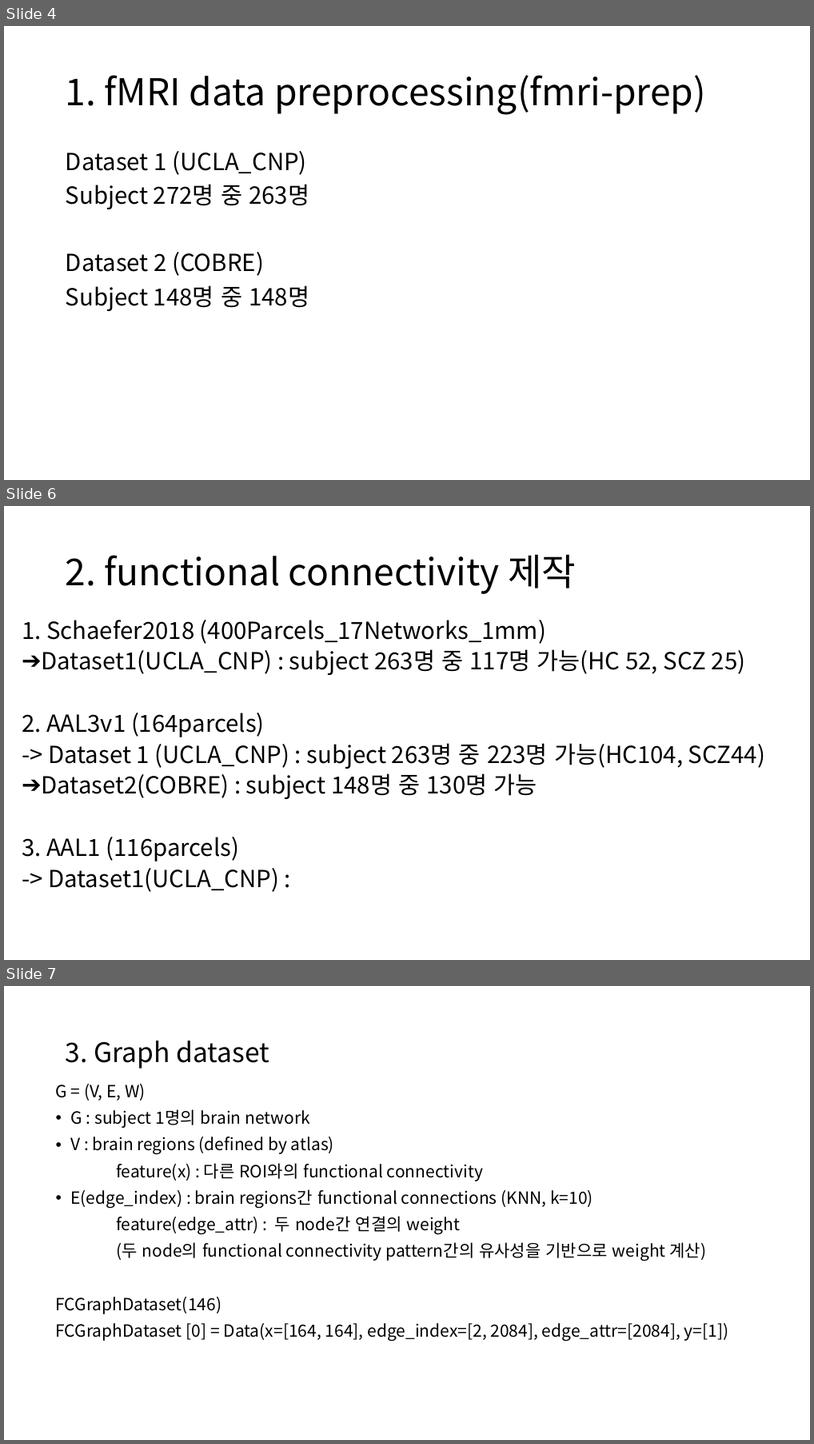
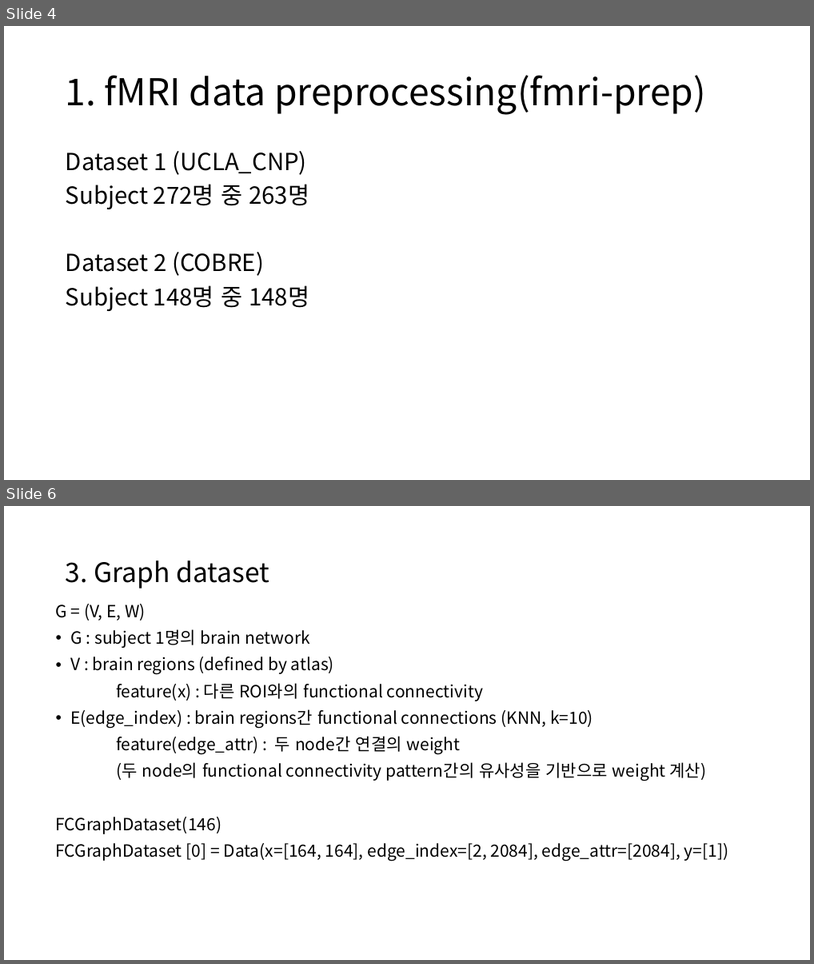
Before and after one commit to janett105/GNN_SCHZ, a slide deck: Presentation/초기 발표.pptx. Shown one above the other, each under a label of ours: slides 4, 6 and 7 before the commit, slides 4 and 6 after it; the slides between them are not shown. The pictures are 814x1444 and 814x964 pixels, drawn with LibreOffice and Linux fonts; fonts in the diff are those of the drawing. Boxes give left, top, right and bottom in pixels: in the first picture for what was removed or moved away, otherwise in the second. Text is boxed around its words. In the diff, an @@ line names an element or a change of style, - is before the commit and + after.

```diff
--- a/Presentation/초기 발표.pptx
+++ b/Presentation/초기 발표.pptx
@@ slide 6 removed at <box>4,506,810,960</box>, background #FFFFFF @@
@@ title removed at <box>66,554,576,594</box> @@
-2. functional connectivity 제작
@@ text removed at <box>22,620,766,892</box> @@
-1. Schaefer2018 (400Parcels_17Networks_1mm)
-➔ Dataset1(UCLA_CNP) : subject 263명 중 117명 가능(HC 52, SCZ 25)
-2. AAL3v1 (164parcels)
--> Dataset 1 (UCLA_CNP) : subject 263명 중 223명 가능(HC104, SCZ44)
-➔ Dataset2(COBRE) : subject 148명 중 130명 가능
-3. AAL1 (116parcels)
--> Dataset1(UCLA_CNP) :
@@ what was slide 7 is now slide 6 @@
```
Also in this commit, not shown: 5 slides changed, 1 slide added, 2 other slides removed, 1 other file.
